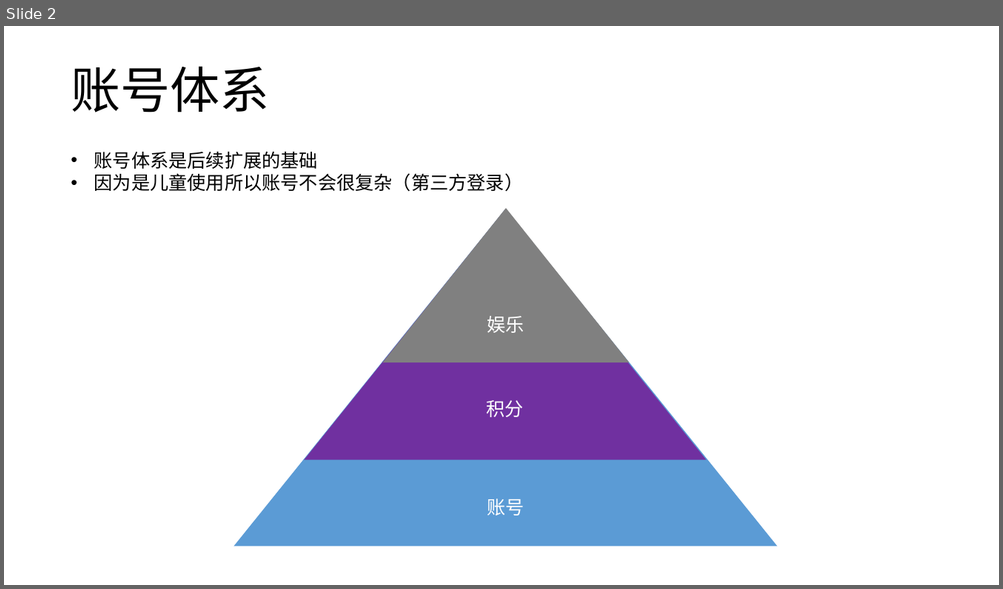
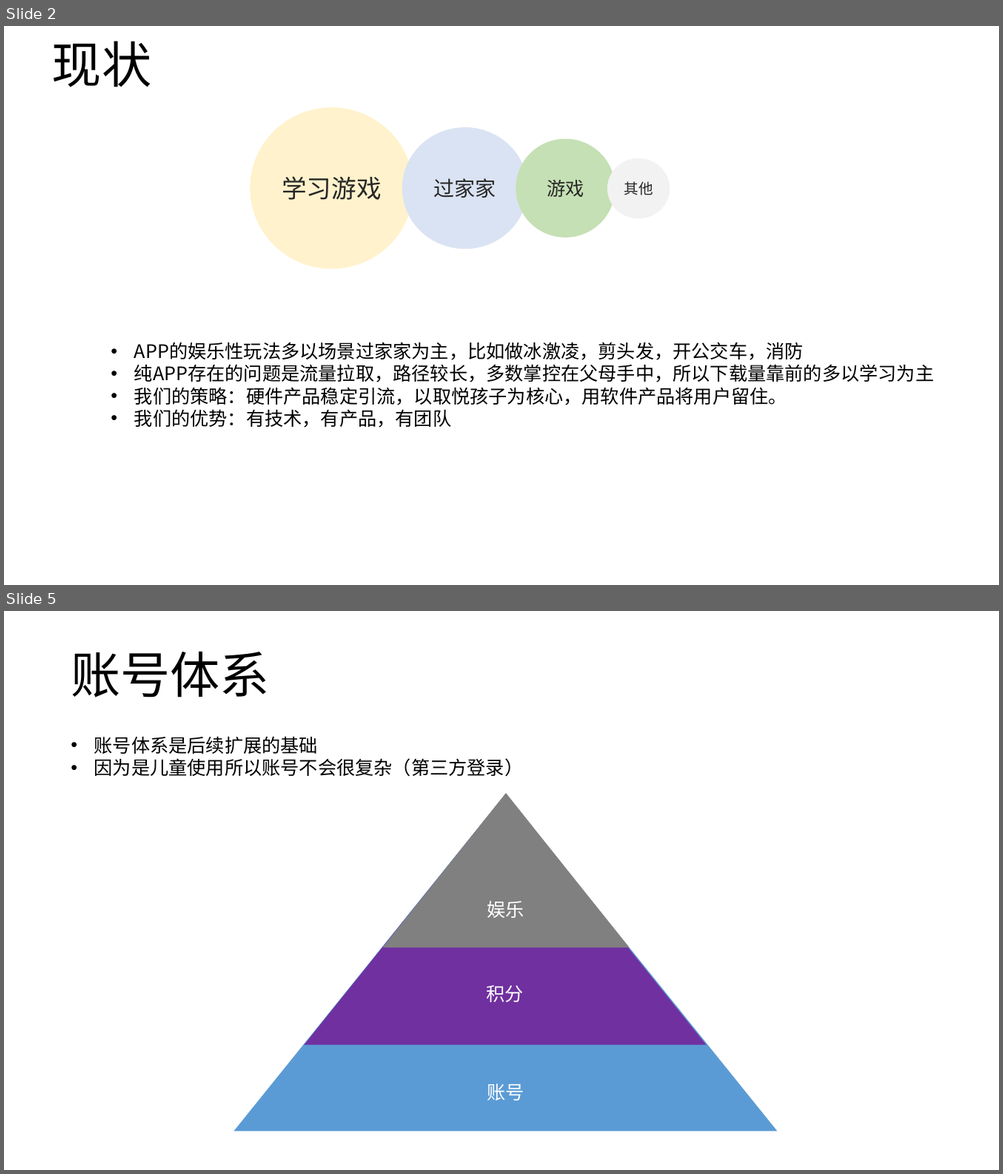
Before and after one commit to kevin0501/go, a slide deck: 需求/积木APP思路.pptx. Shown one above the other, each under a label of ours: slide 2 before the commit, slides 2 and 5 after it; the slides between them are not shown. The pictures are 1003x589 and 1003x1174 pixels, drawn with LibreOffice and Linux fonts; fonts in the diff are those of the drawing. Boxes give left, top, right and bottom in pixels: in the first picture for what was removed or moved away, otherwise in the second. Text is boxed around its words. In the diff, an @@ line names an element or a change of style, - is before the commit and + after.

```diff
--- a/需求/积木APP思路.pptx
+++ b/需求/积木APP思路.pptx
@@ slide 2 added at (4,26,999,585), background #FFFFFF @@
@@ text added at (52,41,151,87), 48 pt, text #000000 @@
+现状
@@ ellipse added at (250,107,414,269), fill #FFF2CC, 24 pt, text #262626 @@
+学习游戏
@@ ellipse added at (401,127,527,249), fill #DAE3F3, 20 pt, text #262626 @@
+过家家
@@ ellipse added at (516,138,615,237), fill #C5E0B4, 18 pt, text #262626 @@
+游戏
@@ ellipse added at (607,158,669,218), fill #F2F2F2, 14 pt, text #262626 @@
+其他
@@ text added at (134,342,933,428), 18 pt, text #000000 @@
+• APP的娱乐性玩法多以场景过家家为主，比如做冰激凌，剪头发，开公交车，消防
+• 纯APP存在的问题是流量拉取，路径较长，多数掌控在父母手中，所以下载量靠前的多以学习为主
+• 我们的策略：硬件产品稳定引流，以取悦孩子为核心，用软件产品将用户留住。
+• 我们的优势：有技术，有产品，有团队
@@ what was slide 2 is now slide 5 @@
```
Also in this commit, not shown: 1 slide changed, 3 other slides added, 1 slide removed.
